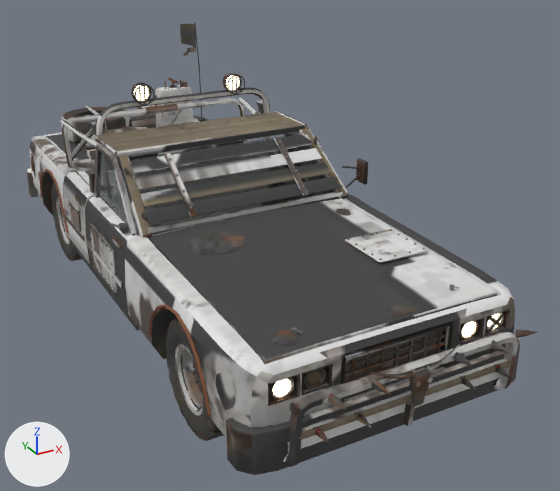
Renders of the glTF model public/models/vehicles/e_sedan.glb from each side of a commit.
Both versions are drawn from a 50 mm lens placed at (-2.39, -5.49, 3.1), pointed at (0.38, -0.45, 0.58). The axes (+X, +Y, +Z) are drawn at lower left. The lights are the same throughout. The older version comes first. Where no turn or scale is listed for an object, it has been applied to the vertices. Vertices at exactly the same position are counted once.

Script lines for the objects in view, before the commit:
```python
ob_body_mesh = bpy.data.objects.new('body_mesh', me_body_mesh)
ob_body_mesh.location = (0.0, 0.0, 0.0)
ob_panel_bumper_f = bpy.data.objects.new('panel_bumper_F', me_panel_bumper_f)
ob_panel_bumper_f.location = (0.0, -2.55, 0.47)
ob_panel_door_r = bpy.data.objects.new('panel_door_R', me_panel_door_r)
ob_panel_door_r.location = (-0.9, -0.66, 0.65)
ob_panel_door_r2 = bpy.data.objects.new('panel_door_R2', me_panel_door_r2)
ob_panel_door_r2.location = (-0.9, 0.32, 0.65)
ob_panel_hood = bpy.data.objects.new('panel_hood', me_panel_hood)
ob_panel_hood.location = (0.0, -0.72, 0.99)
ob_panel_trunk = bpy.data.objects.new('panel_trunk', me_panel_trunk)
ob_panel_trunk.location = (0.0, 1.365, 0.99)
ob_wheel_fr_rim = bpy.data.objects.new('wheel_FR_rim', me_rim_1__1)
ob_wheel_fr_rim.parent = ob_wheel_fr
ob_wheel_fr_rim.location = (0.0, 0.0, 0.0)
ob_wheel_fr_tire = bpy.data.objects.new('wheel_FR_tire', me_tire_1__1)
ob_wheel_fr_tire.parent = ob_wheel_fr
ob_wheel_fr_tire.location = (0.0, 0.0, 0.0)
ob_wheel_rr_rim = bpy.data.objects.new('wheel_RR_rim', me_rim_1__1)
ob_wheel_rr_rim.parent = ob_wheel_rr
ob_wheel_rr_rim.location = (0.0, 0.0, 0.0)
```
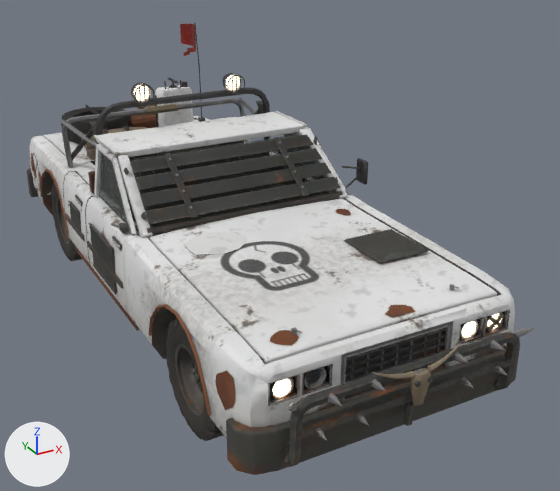
Where the change shows, as pixel boxes [x1, y1, x2, y2] in the pictures (560 x 491 px; the box of a moved part takes in the faces that stretch with it):
'panel_bumper_F', reshaped
    before: [226, 330, 537, 475]
    after: [226, 328, 535, 475]
part 1 of me_panel_hood, surface changed (grey to white)
    both: [149, 198, 497, 364]
part 2 of me_panel_trunk, cut back
    both: [129, 85, 193, 127]
part 3 of me_panel_trunk, surface changed
    both: [43, 78, 200, 158]
part 4 of me_panel_trunk, recoloured
    both: [155, 87, 191, 127]
part 5 of me_panel_door_r, surface changed
    both: [86, 144, 139, 313]
part 6 of me_panel_door_r, recoloured
    both: [87, 241, 123, 289]
part 7 of me_panel_door_r2, surface changed
    both: [63, 172, 94, 263]
part 8 of me_panel_door_r2, recoloured
    both: [64, 213, 85, 241]
part 9 of me_panel_bumper_f, moved or reshaped
    before: [289, 330, 537, 443]
    after: [288, 328, 535, 440]
part 10 of me_panel_bumper_f, surface changed
    both: [226, 332, 520, 475]
part 11 of me_panel_bumper_f, recoloured
    both: [287, 372, 501, 453]
part 12 of me_body_mesh, surface changed
    both: [29, 24, 515, 438]
part 13 of me_rim_1__1, surface changed
    both: [56, 197, 204, 415]

The change, as a diff of the scene's bpy script:
```diff
--- a/public/models/vehicles/e_sedan.glb.py
+++ b/public/models/vehicles/e_sedan.glb.py
@@ me_panel_hood @@
 me_panel_hood.from_pydata(...)  # 431 vertices, 670 faces; spans x -0.8..0.8, y -1.72..0.02, z -0.09..0.03
+# me_panel_hood part 1: texture (UV) coordinates of 350 of 670 faces, centred in x -0.8..0.8, y -1.72..0.02, z -0.09..0.03, changed; they spanned u 0.01..0.93, v 0.0..0.85 and now span u 0.04..0.95, v 0.0..0.91
 me_panel_hood.materials.append(mat_paint)
@@ me_panel_trunk @@
-me_panel_trunk.from_pydata(...)  # 1100 vertices, 1988 faces; spans x -0.8..0.8, y 0.0..1.19, z -0.44..0.56
+me_panel_trunk.from_pydata(...)  # 1060 vertices, 1908 faces; spans x -0.8..0.8, y 0.0..1.19, z -0.44..0.56
+# me_panel_trunk part 2
+# 40 vertices are removed from x -0.08..0.5, y 0.2..0.77, z 0.01..0.48
+# 152 faces are deleted
+# 36 new faces join them, mat_paint2
+# 36 new faces join them, mat_rust
+# me_panel_trunk part 3: 1772 kept faces spanning x -0.8..0.8, y 0.0..1.18, z -0.44..0.56 get new texture (UV) coordinates
+# me_panel_trunk part 4: 88 faces spanning x 0.17..0.51, y 0.19..0.36, z 0.01..0.48 switch from mat_armor to mat_paint2
 me_panel_trunk.materials.append(mat_paint)
@@ me_panel_trunk @@
 me_panel_trunk.materials.append(mat_rubber_tire)
-me_panel_trunk.materials.append(mat_rim)
 me_panel_trunk.materials.append(mat_metal_dark)
@@ me_panel_door_r @@
 me_panel_door_r.from_pydata(...)  # 862 vertices, 1436 faces; spans x -0.114..0.125, y 0.004..0.956, z -0.346..0.762
+# me_panel_door_r part 5: 618 kept faces spanning x -0.098..0.125, y 0.004..0.956, z -0.346..0.762 get new texture (UV) coordinates
+# me_panel_door_r part 6: 12 faces spanning x -0.098..-0.08, y 0.05..0.91, z -0.052..-0.007 switch from mat_plastic to mat_interior
 me_panel_door_r.materials.append(mat_paint)
@@ me_panel_door_r2 @@
 me_panel_door_r2.from_pydata(...)  # 611 vertices, 1038 faces; spans x -0.102..0.125, y 0.004..0.666, z -0.346..0.34
+# me_panel_door_r2 part 7: 568 kept faces spanning x -0.098..0.125, y 0.004..0.666, z -0.346..0.34 get new texture (UV) coordinates
+# me_panel_door_r2 part 8: 12 faces spanning x -0.098..-0.08, y 0.05..0.62, z -0.052..-0.007 switch from mat_plastic to mat_interior
 me_panel_door_r2.materials.append(mat_paint2)
@@ me_panel_bumper_f @@
-me_panel_bumper_f.from_pydata(...)  # 708 vertices, 1300 faces; spans x -1.0..1.0, y -0.28..0.19, z -0.14..0.39
+me_panel_bumper_f.from_pydata(...)  # 708 vertices, 1300 faces; spans x -1.0..1.0, y -0.24..0.19, z -0.14..0.39
+# me_panel_bumper_f part 9
+# 32 vertices are removed from x -0.8..0.82, y -0.21..-0.1, z 0.1..0.36
+# 96 faces are deleted
+# 25 vertices in x -0.62..0.57, y -0.18..-0.17, z 0.1..0.33 move by (0.0, 0.01, 0.0)
+# 4 vertices in x -0.55..0.55, y -0.18, z 0.34 move by (0.0, 0.01, -0.01)
+# 4 vertices in x -0.55..0.55, y -0.28, z 0.32 move by (0.0, 0.04, 0.0)
+# 4 vertices in x -0.62..0.62, y -0.24, z 0.12 move by (0.0, 0.03, 0.0)
+# 7 vertices move from x -0.82..0.62, y -0.21..-0.15, z 0.1..0.36 to x -0.83..0.63, y -0.18..-0.15, z 0.1..0.36
+# 22 vertices are added at x -0.8..0.83, y -0.18..-0.09, z 0.11..0.36
+# 10 new vertices lie (0.0, -0.04, 0.0) away from vertices in x -0.64..0.64, y -0.12, z 0.1..0.14
+# 96 new faces join them, mat_spike
+# me_panel_bumper_f part 10: 1076 kept faces spanning x -1.0..1.0, y -0.24..0.19, z -0.14..0.39 get new texture (UV) coordinates
+# me_panel_bumper_f part 11: 12 faces spanning x -0.75..0.75, y -0.04..-0.03, z -0.03..0.03 switch from mat_plastic to mat_interior
 me_panel_bumper_f.materials.append(mat_armor)
@@ me_body_mesh @@
 me_body_mesh.from_pydata(...)  # 8225 vertices, 14992 faces; spans x -1.0..1.03, y -2.52..2.69, z 0.08..2.0
+# me_body_mesh part 12: 12200 kept faces spanning x -0.99..1.03, y -2.52..2.69, z 0.08..1.98 get new texture (UV) coordinates
 me_body_mesh.materials.append(mat_paint)
@@ me_body_mesh @@
 me_body_mesh.materials.append(mat_fabric)
-me_body_mesh.materials.append(mat_leather)
-me_body_mesh.materials.append(mat_plastic)
 me_body_mesh.materials.append(mat_cloth_red)
@@ me_rim_1__1 @@
 me_rim_1__1.from_pydata(...)  # 610 vertices, 1164 faces; spans x -0.124..0.124, y -0.235..0.235, z -0.235..0.235
 # used by ob_wheel_fr_rim; parent = ob_wheel_fr; location = (0.0, 0.0, 0.0)
+# me_rim_1__1 part 13: texture (UV) coordinates of 1164 of 1164 faces, centred in x -0.122..0.122, y -0.23..0.23, z -0.23..0.23, changed; they spanned u 0.02..0.92, v 0.04..0.93 and now span u 0.0..0.94, v 0.06..0.99
 me_rim_1__1.materials.append(mat_rim)
```
